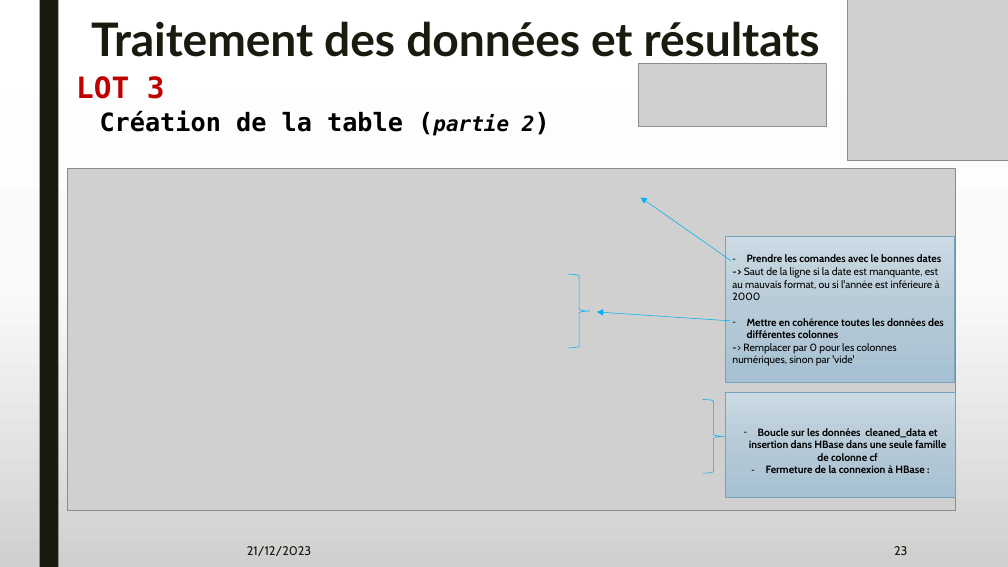
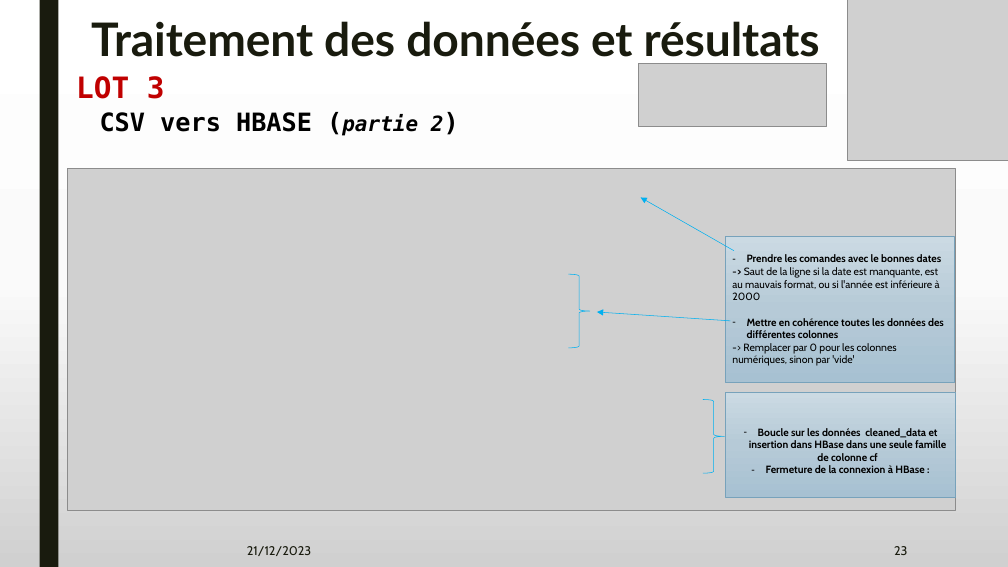
Before and after one commit to Noetiks/Projet-Final, a slide deck: slide 23 of Projet_BigData_Groupe3.pptx. Drawn at 1008x567 pixels with LibreOffice and Linux fonts; fonts in the diff are those of the drawing; grey boxes stand for pictures. Boxes give left, top, right and bottom in pixels: in the first picture for what was removed or moved away, otherwise in the second. Text is boxed around its words. In the diff, an @@ line names an element or a change of style, - is before the commit and + after.

```diff
--- a/Projet_BigData_Groupe3.pptx
+++ b/Projet_BigData_Groupe3.pptx
@@ text at [100, 112, 444, 136]: text changed @@
-Création de la table (partie 2)
+CSV vers HBASE (partie 2)
@@ arrow moved from (731, 261) - (640, 197) to (734, 251) - (640, 197) @@
```
Also in this commit, not shown: 4 other slides changed.
